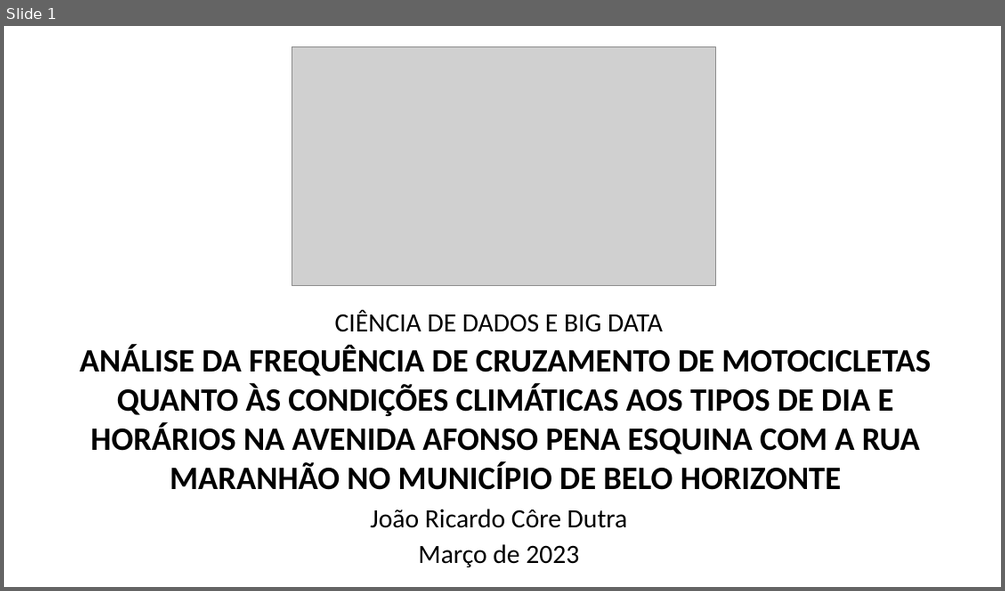
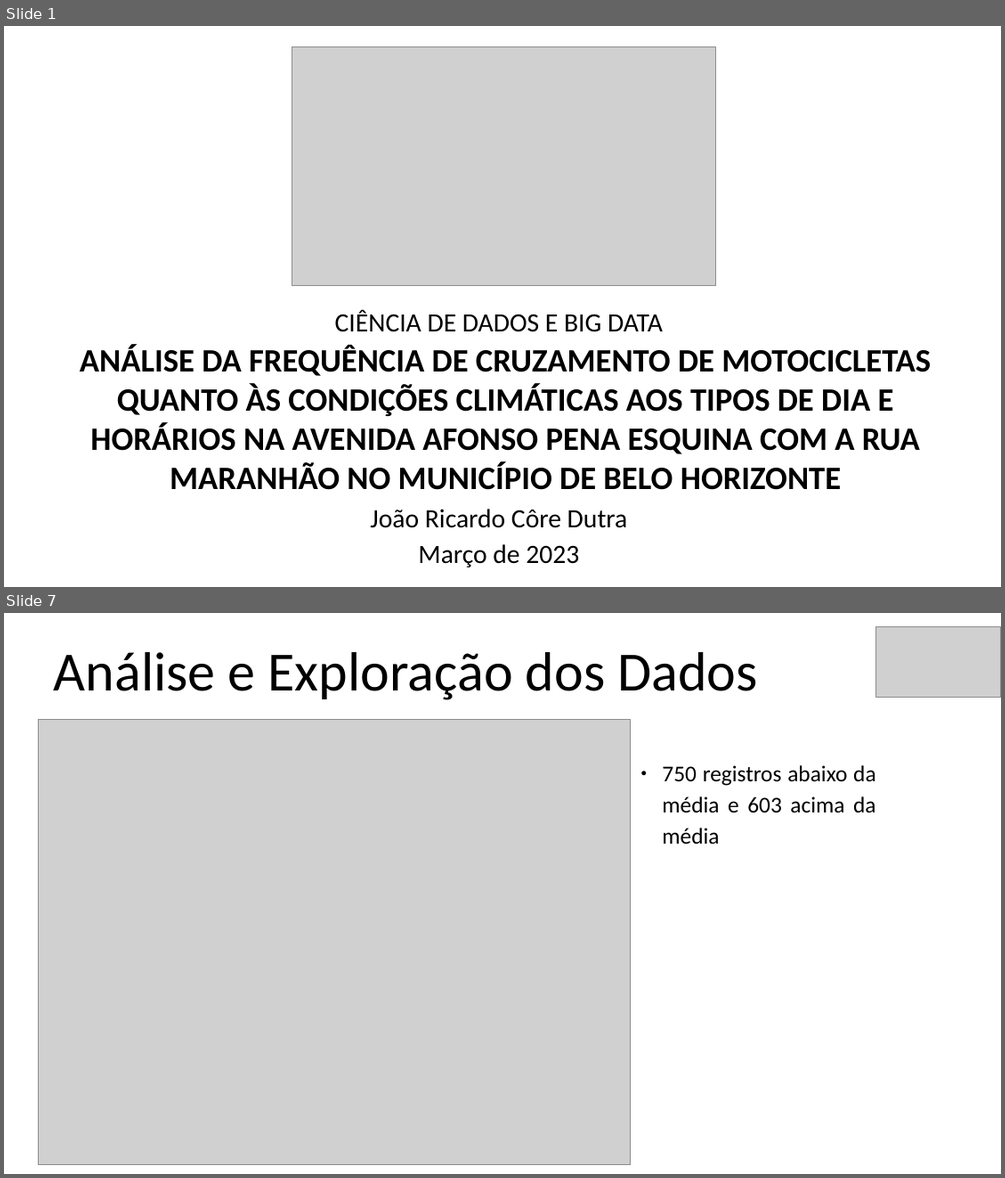
Before and after one commit to jrdutra/tcc_ciencia_de_dados_puc_minas, a slide deck: Apresentacao.odp. Shown one above the other, each under a label of ours: slide 1 before the commit, slides 1 and 7 after it; the slides between them are not shown. The pictures are 1005x591 and 1005x1178 pixels, drawn with LibreOffice and Linux fonts; fonts in the diff are those of the drawing; grey boxes stand for pictures. Boxes give left, top, right and bottom in pixels: in the first picture for what was removed or moved away, otherwise in the second. Text is boxed around its words. In the diff, an @@ line names an element or a change of style, - is before the commit and + after.

```diff
--- a/Apresentacao.odp
+++ b/Apresentacao.odp
@@ slide 7 added at (x1=4, y1=613, x2=1001, y2=1174), background #FFFFFF @@
@@ picture added at (x1=877, y1=627, x2=1001, y2=698) @@
@@ title added at (x1=54, y1=652, x2=757, y2=700), 44 pt, text #000000 @@
+Análise e Exploração dos Dados
@@ picture added at (x1=39, y1=720, x2=630, y2=1165) @@
@@ text added at (x1=662, y1=765, x2=875, y2=844), 18 pt, text #000000 @@
+● 750 registros abaixo da média e 603 acima da média
```
Also in this commit, not shown: 15 other slides added, 1 slide removed, 3 other files.
